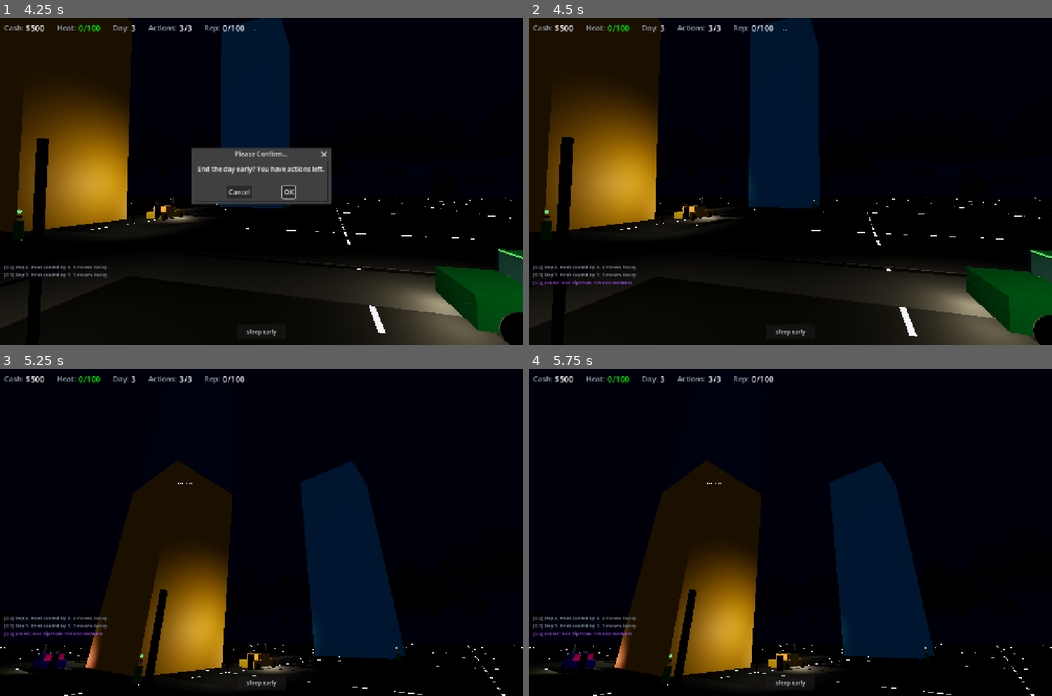
Above: before the commit, frames 1-4 (two rows, left to right).
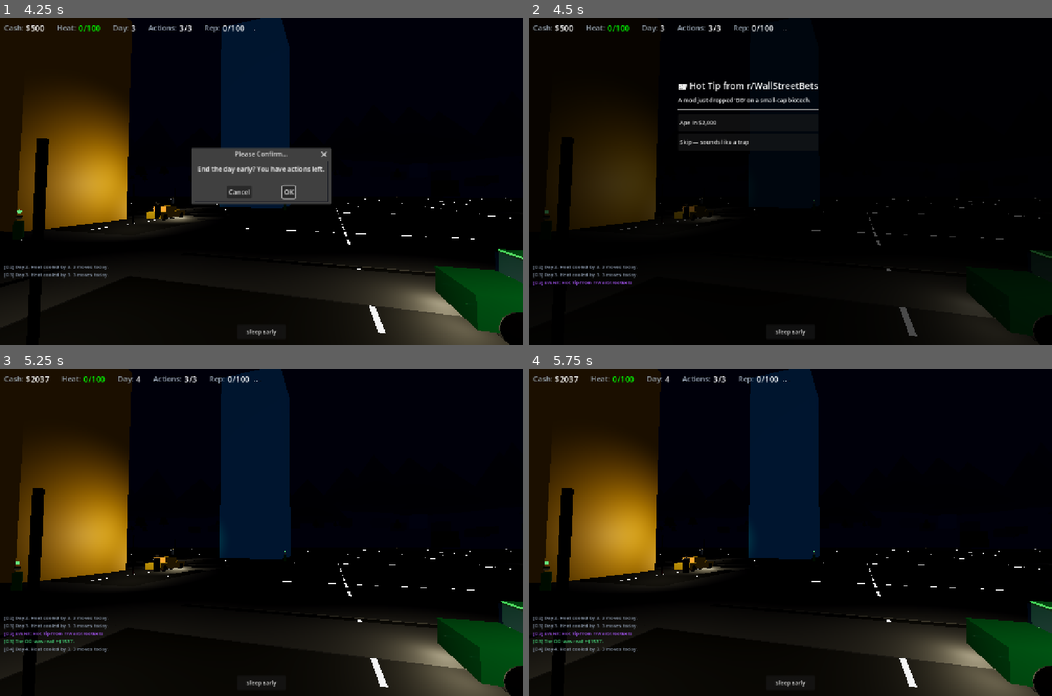
Above: after the commit, the same moments.

Repository: buttergolemcode/unemploymentsimulator
Game: Godot game, scene res://scenes/MainMenu.tscn
Same seed, same stepped clock (60 frames per second), same inputs: the game is played once before the commit and once after it.
Inputs (mouse positions are in pixels of both pictures, inside the frame that each line leads up to):
- Up to frame 1 (4.25 s): click "Start Hustling" at 0.5 s; click "Sleep Early" at 1.25 s; click "OK" at 2 s; tap Enter at 2.75 s; move the mouse to (287, 181) at 2.77 s; hold W from 2.78 s (still down); tap V at 2.85 s; click (287, 181) at 2.92 s; tap Space at 3.02, 3.77 s; move the mouse to (235, 181) at 3.52 s; tap E at 3.6 s
- Up to frame 2 (4.5 s): release W at 4.25 s; click "OK" at 4.25 s
- Up to frame 3 (5.25 s): click (219, 473) at 5 s, where only the run after the commit has a clickable "Ape in $2,000"
- Up to frame 4 (5.75 s): no input

Frame 1 is identical in both runs. In frame 2, 23% of the frame differs, in the area x 2-100%, y 0-100%; in frame 3, 48%, in the area x 0-100%, y 0-100%; in frame 4, 48%.
Error before the commit: Parse Error: Cannot assign a value of type "bool" as "GeometryInstance3D.ShadowCastingSetting". (res://scripts/Weather.gd:33)
Error after the commit: Invalid assignment of property or key 'receive_shadow' with value of type 'bool' on a base object of type 'MeshInstance3D'. (res://scripts/WorldBuilder.gd:156)

Commit message:
Fix: cast_shadow expects ShadowCastingSetting enum, not bool (Godot 4 API)
- Weather.gd line 33: rain_mesh.cast_shadow = false → SHADOW_CASTING_SETTING_OFF
- WorldBuilder.gd line 155: mi.cast_shadow = false → SHADOW_CASTING_SETTING_OFF
- receive_shadow remains bool (correct in Godot 4 API)

Diff:
--- a/godot/scripts/Weather.gd
+++ b/godot/scripts/Weather.gd
@@ -30,7 +30,7 @@
 	mm.mesh = _make_rain_drop_mesh()
 	mm.instance_count = rain_count
 	rain_mesh.multimesh = mm
-	rain_mesh.cast_shadow = false
+	rain_mesh.cast_shadow = GeometryInstance3D.SHADOW_CASTING_SETTING_OFF
 	add_child(rain_mesh)
 
 	drops.clear()
--- a/godot/scripts/WorldBuilder.gd
+++ b/godot/scripts/WorldBuilder.gd
@@ -152,7 +152,7 @@
         var mi = MeshInstance3D.new()
         mi.mesh = final_mesh
         mi.rotation.x = -PI / 2  # PlaneMesh is XY, rotate to XZ
-        mi.cast_shadow = false
+        mi.cast_shadow = GeometryInstance3D.SHADOW_CASTING_SETTING_OFF
         mi.receive_shadow = true
 
         # Material that uses vertex colors
